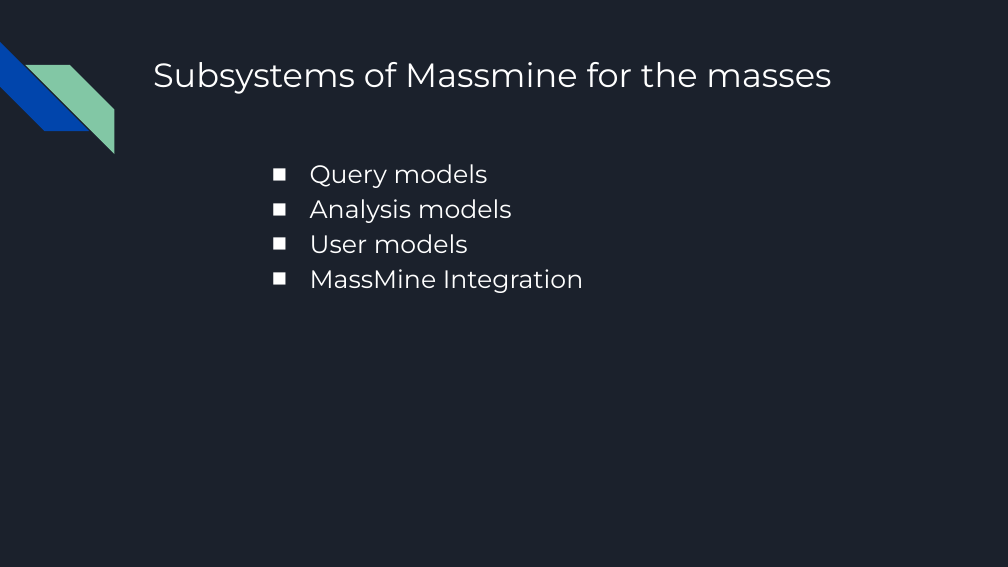
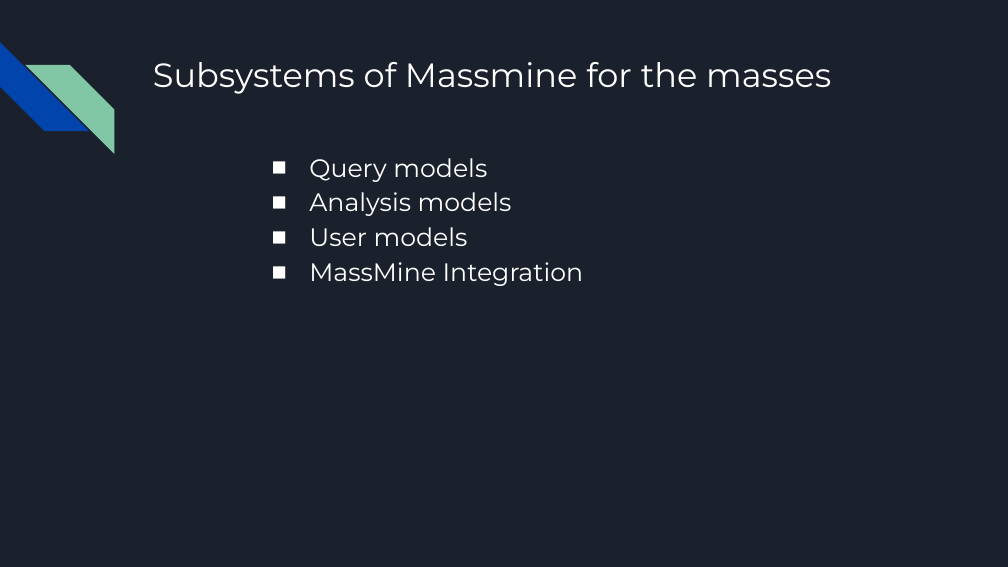
Before and after one commit to JoshCMoore/Massmine-for-the-Masses, a slide deck: slide 3 of documentation/slides/PresentationFeb28.pptx. Drawn at 1008x567 pixels with LibreOffice and Linux fonts; fonts in the diff are those of the drawing. Boxes give left, top, right and bottom in pixels: in the first picture for what was removed or moved away, otherwise in the second. Text is boxed around its words. In the diff, an @@ line names an element or a change of style, - is before the commit and + after.

```diff
--- a/documentation/slides/PresentationFeb28.pptx
+++ b/documentation/slides/PresentationFeb28.pptx
@@ text "Query models" at (309,158,584,286): indent changed @@
```
Also in this commit, not shown: 1 other slide changed, 1 slide removed.
